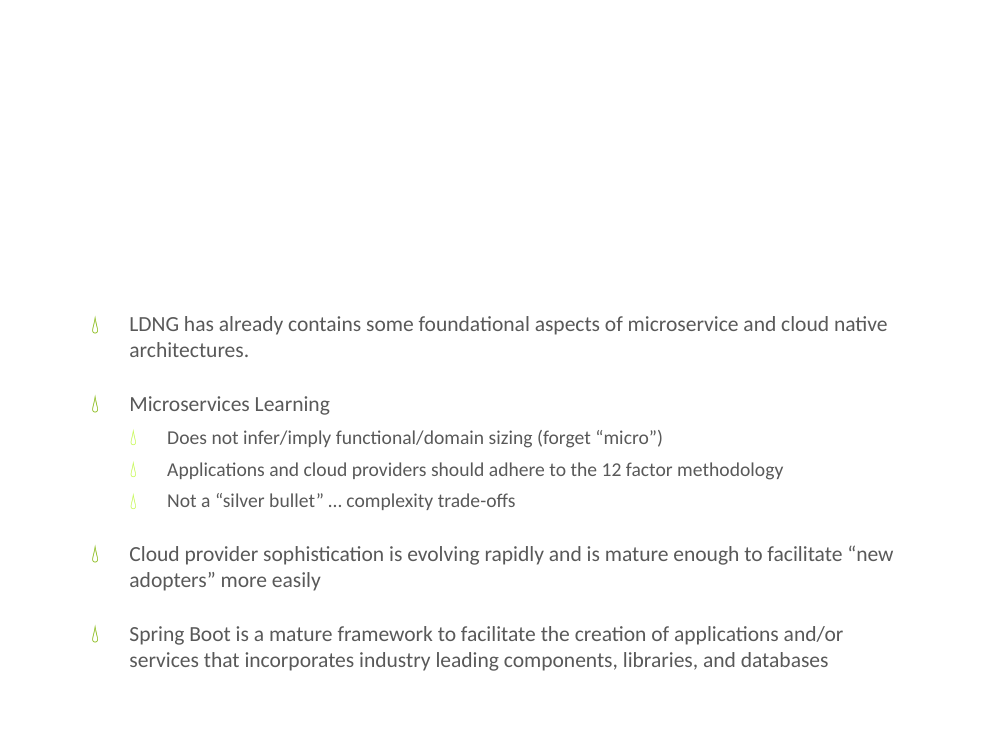
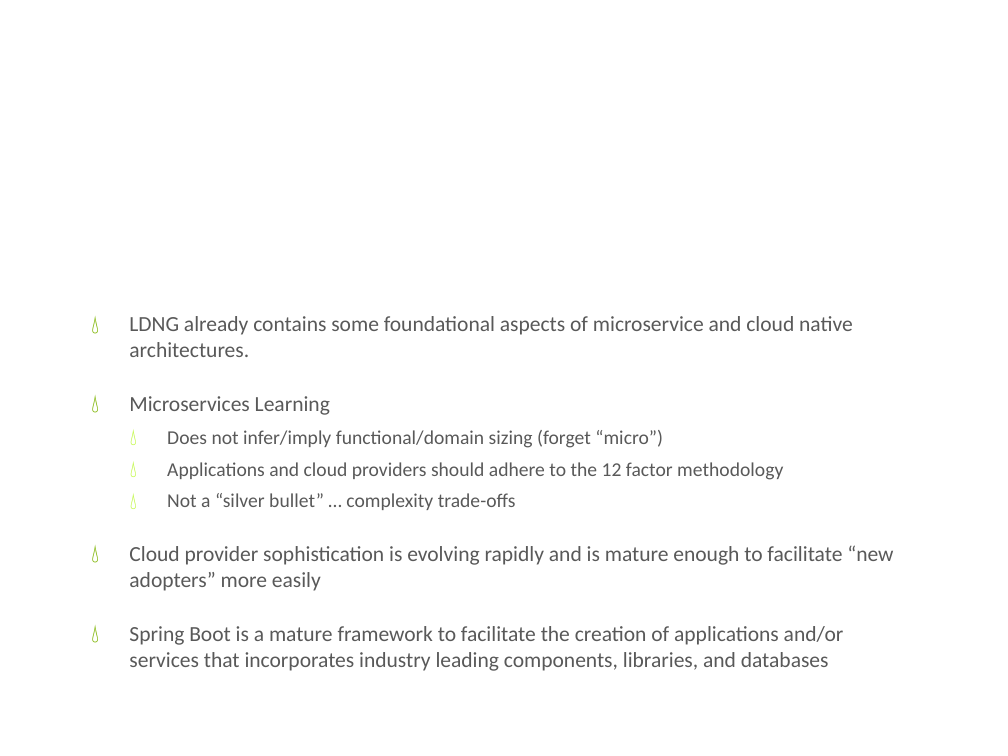
Before and after one commit to arpithparikh/ArchConf2015Collaboration, a slide deck: slide 12 of ArchConf2015-takeaways-v2.pptx. Drawn at 1008x756 pixels with LibreOffice and Linux fonts; fonts in the diff are those of the drawing; background and template pictures are left out. Boxes give left, top, right and bottom in pixels: in the first picture for what was removed or moved away, otherwise in the second. Text is boxed around its words. In the diff, an @@ line names an element or a change of style, - is before the commit and + after.

```diff
--- a/ArchConf2015-takeaways-v2.pptx
+++ b/ArchConf2015-takeaways-v2.pptx
@@ text at (x1=129, y1=316, x2=853, y2=357): text changed @@
-💧 LDNG has already contains some foundational aspects of microservice and cloud native architectures.
+💧 LDNG already contains some foundational aspects of microservice and cloud native architectures.
```
